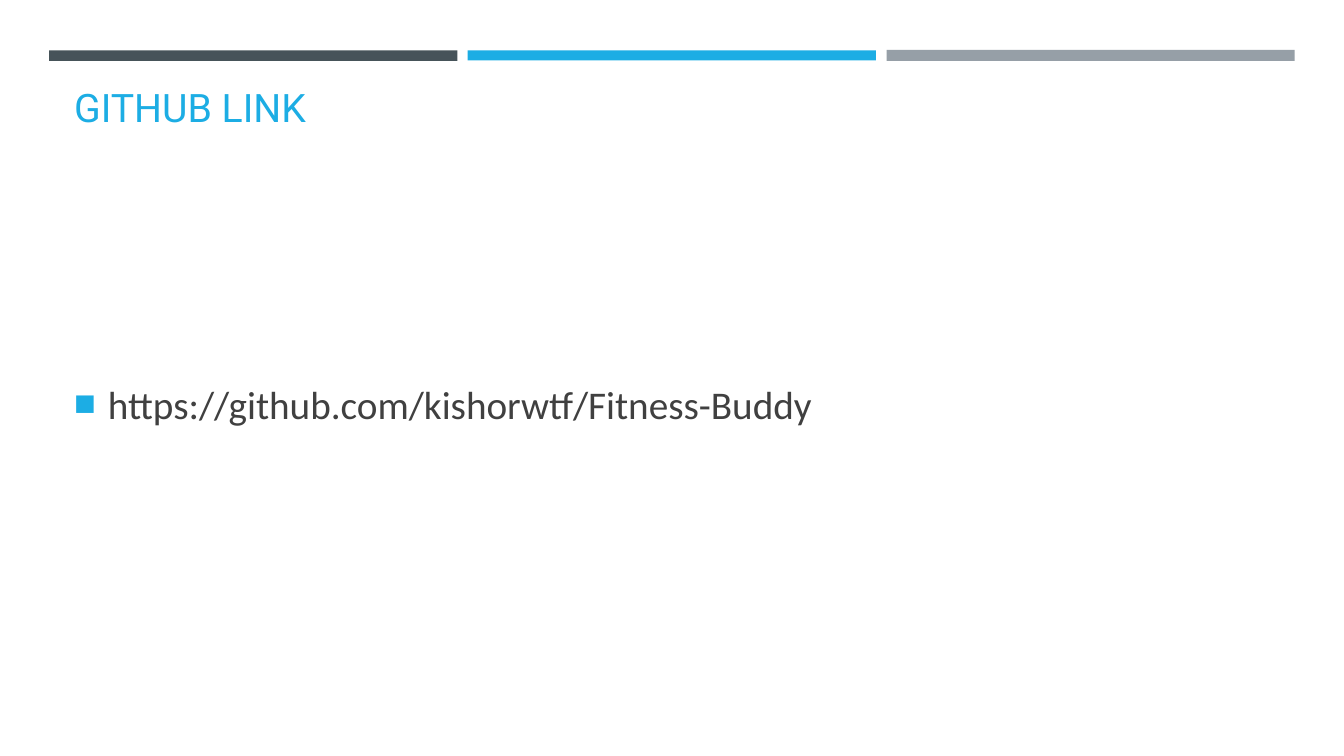
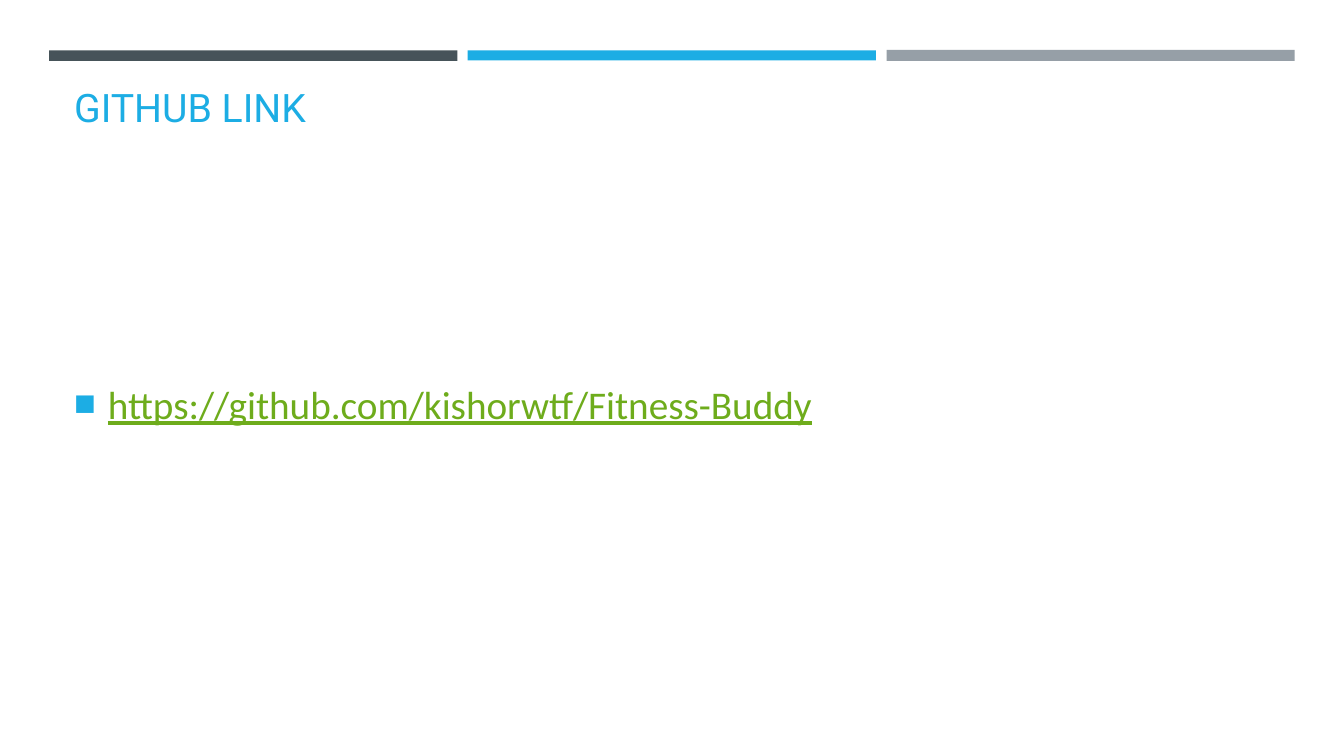
Before and after one commit to kishorwtf/Fitness-Buddy, a slide deck: slide 13 of Fitness Buddy.pptx. Drawn at 1344x756 pixels with LibreOffice and Linux fonts; fonts in the diff are those of the drawing; background and template pictures are left out. Boxes give left, top, right and bottom in pixels: in the first picture for what was removed or moved away, otherwise in the second. Text is boxed around its words. In the diff, an @@ line names an element or a change of style, - is before the commit and + after.

```diff
--- a/Fitness Buddy.pptx
+++ b/Fitness Buddy.pptx
@@ text "https://github.com/kishorwtf/Fitness-Buddy" at (x1=108, y1=391, x2=812, y2=426): text colour #404040 to #6EAC1C, underline on @@
```
